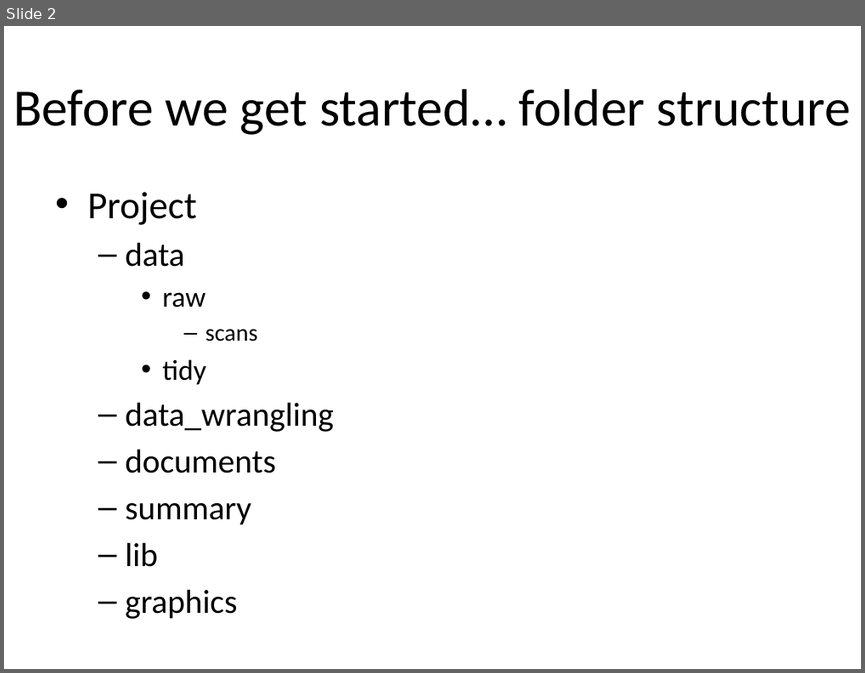
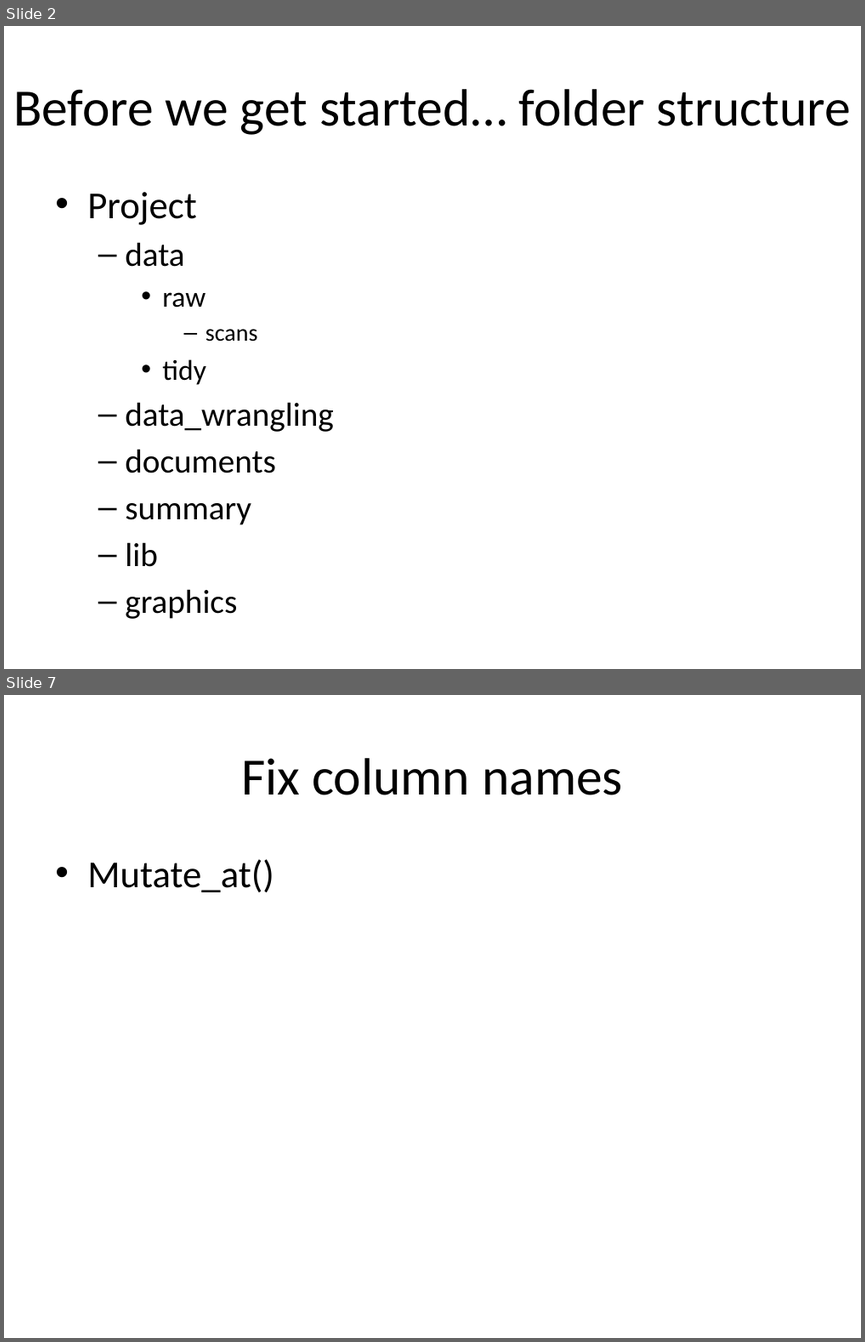
Before and after one commit to EEOB590A-Fall-2019/Course-Materials, a slide deck: 3. Data wrangling/Data_wrangling.pptx. Shown one above the other, each under a label of ours: slide 2 before the commit, slides 2 and 7 after it; the slides between them are not shown. The pictures are 865x673 and 865x1342 pixels, drawn with LibreOffice and Linux fonts; fonts in the diff are those of the drawing. Boxes give left, top, right and bottom in pixels: in the first picture for what was removed or moved away, otherwise in the second. Text is boxed around its words. In the diff, an @@ line names an element or a change of style, - is before the commit and + after.

```diff
--- a/3. Data wrangling/Data_wrangling.pptx
+++ b/3. Data wrangling/Data_wrangling.pptx
@@ slide 7 added at <box>4,695,861,1338</box>, background #FFFFFF @@
@@ title added at <box>241,758,623,795</box>, 44 pt, text #000000 @@
+Fix column names
@@ text added at <box>87,859,274,892</box>, 32 pt, text #000000 @@
+• Mutate_at()
```
Also in this commit, not shown: 5 slides changed, 3 other slides added, 2 slides removed, 1 other file.
